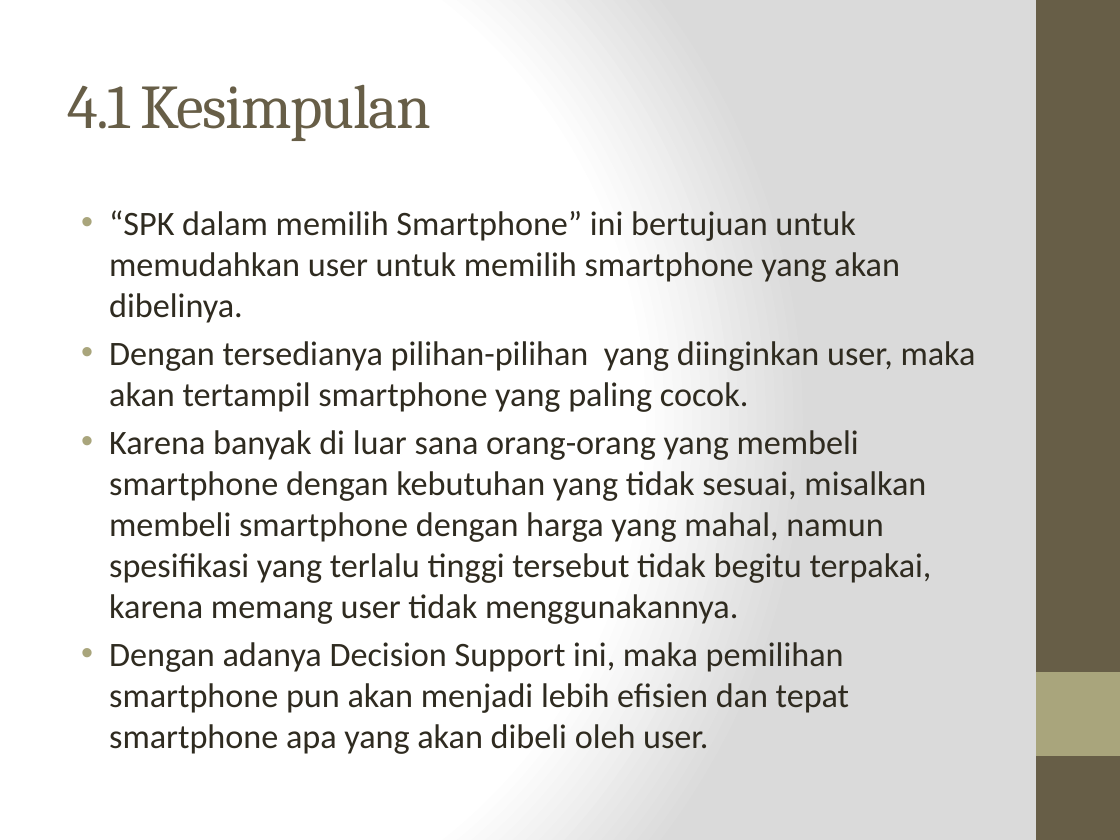
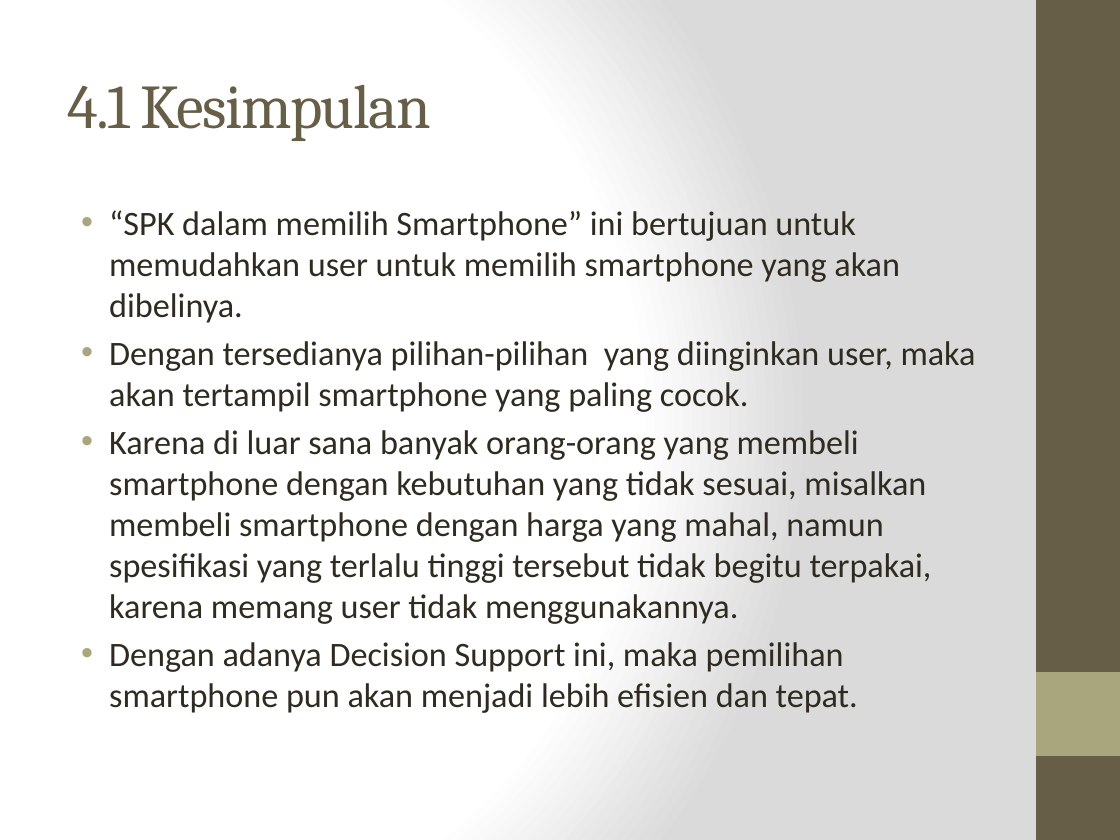
Before and after one commit to kamord/Tugas-SPK, a slide deck: slide 30 of Presentasi v2.2.pptx. Drawn at 1120x840 pixels with LibreOffice and Linux fonts; fonts in the diff are those of the drawing. Boxes give left, top, right and bottom in pixels: in the first picture for what was removed or moved away, otherwise in the second. Text is boxed around its words. In the diff, an @@ line names an element or a change of style, - is before the commit and + after.

```diff
--- a/Presentasi v2.2.pptx
+++ b/Presentasi v2.2.pptx
@@ text at <box>109,430,932,713</box>: text changed @@
-• Karena banyak di luar sana orang-orang yang membeli smartphone dengan kebutuhan yang tidak sesuai, misalkan membeli smartphone dengan harga yang mahal, namun spesifikasi yang terlalu tinggi tersebut tidak begitu terpakai, karena memang user tidak menggunakannya.
-• Dengan adanya Decision Support ini, maka pemilihan smartphone pun akan menjadi lebih efisien dan tepat smartphone apa yang akan dibeli oleh user.
+• Karena di luar sana banyak orang-orang yang membeli smartphone dengan kebutuhan yang tidak sesuai, misalkan membeli smartphone dengan harga yang mahal, namun spesifikasi yang terlalu tinggi tersebut tidak begitu terpakai, karena memang user tidak menggunakannya.
+• Dengan adanya Decision Support ini, maka pemilihan smartphone pun akan menjadi lebih efisien dan tepat.
```
Also in this commit, not shown: 3 other slides changed, 1 other file.
